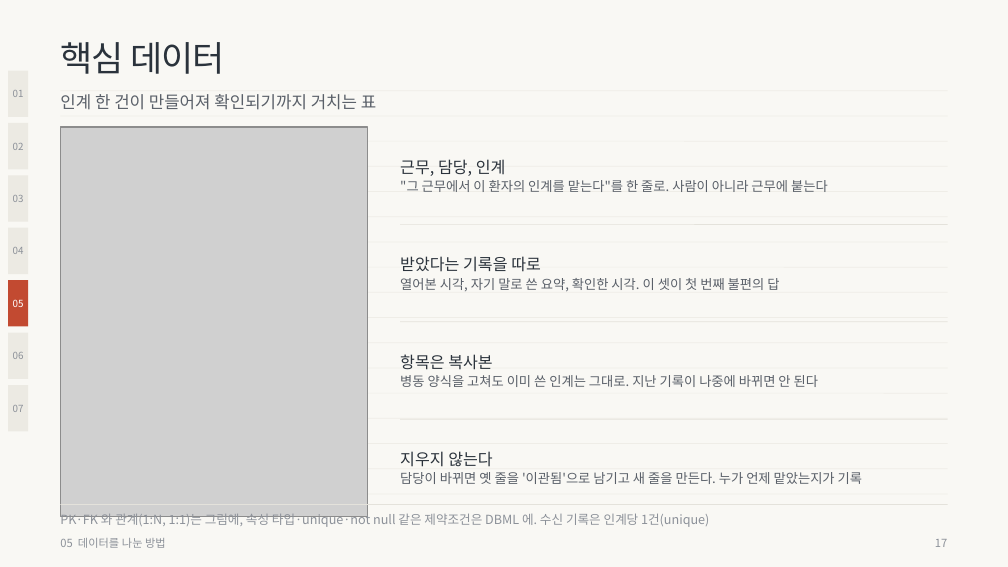
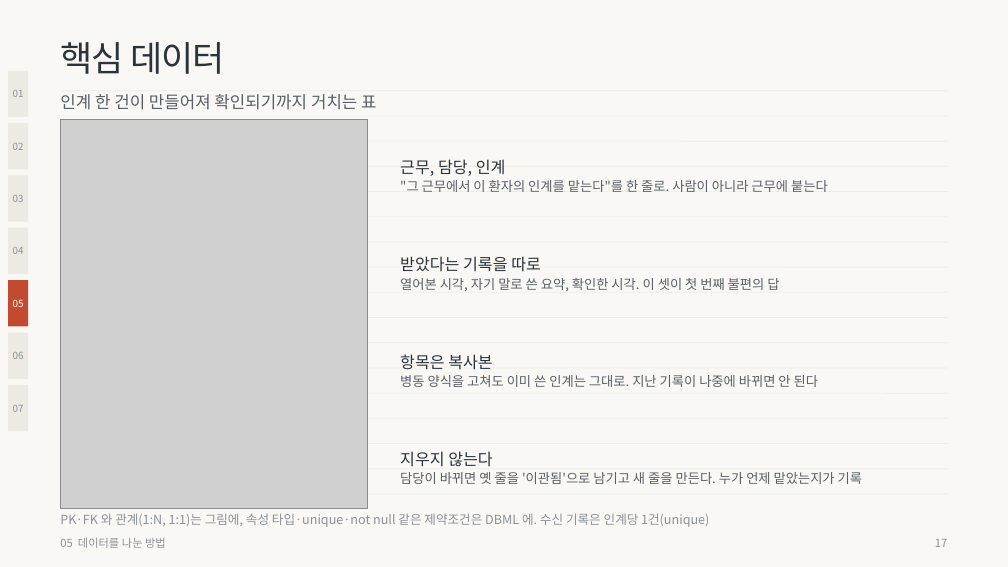
Before and after one commit to wodnjs2020136144/skala-webservice-mini, a slide deck: slide 17 of deliverables/10반_황재원_너와나의인계고리-발표용.pptx. Drawn at 1008x567 pixels with LibreOffice and Linux fonts; fonts in the diff are those of the drawing; grey boxes stand for pictures. Boxes give left, top, right and bottom in pixels: in the first picture for what was removed or moved away, otherwise in the second. Text is boxed around its words. In the diff, an @@ line names an element or a change of style, - is before the commit and + after.

```diff
--- a/deliverables/10반_황재원_너와나의인계고리-발표용.pptx
+++ b/deliverables/10반_황재원_너와나의인계고리-발표용.pptx
@@ picture: place and size @@
-picture at (60,127,368,517)
+picture at (60,119,368,509)
@@ line removed from (400, 225) to (948, 225) @@
@@ line removed from (400, 322) to (948, 322) @@
@@ line removed from (60, 504) to (948, 504) @@
```
Also in this commit, not shown: 25 other slides changed.
